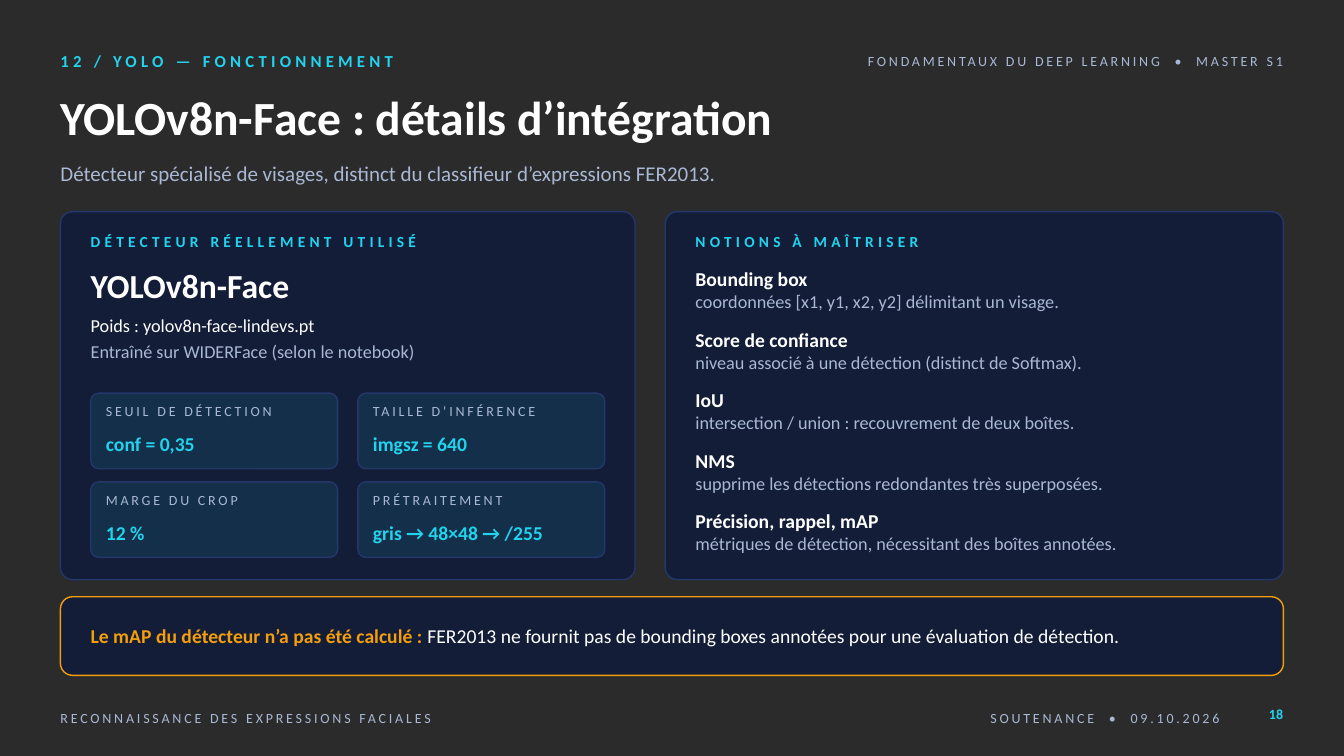
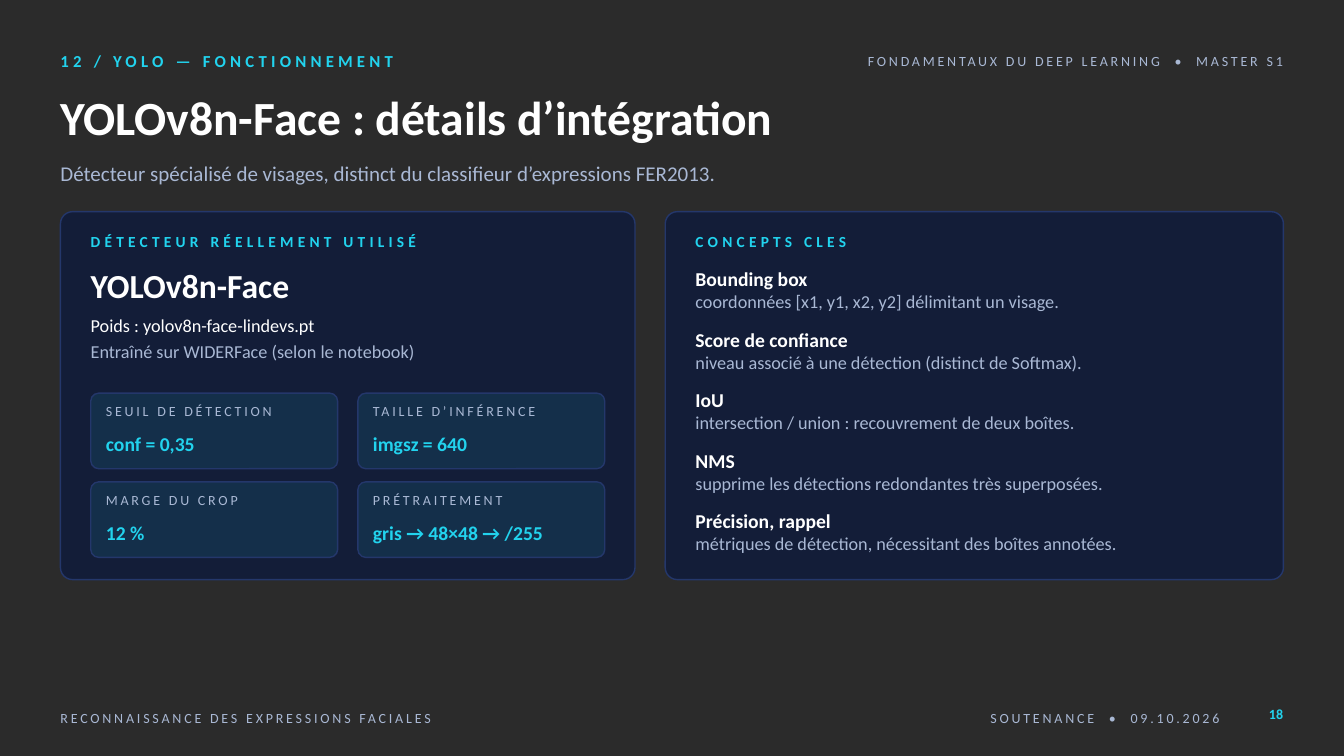
Before and after one commit to EmineOA/ProjetIntroDL, a slide deck: slide 18 of slides-finales.pptx. Drawn at 1344x756 pixels with LibreOffice and Linux fonts; fonts in the diff are those of the drawing; background and template pictures are left out; a plain dark background stands for a picture behind light text. Boxes give left, top, right and bottom in pixels: in the first picture for what was removed or moved away, otherwise in the second. Text is boxed around its words. In the diff, an @@ line names an element or a change of style, - is before the commit and + after.

```diff
--- a/slides-finales.pptx
+++ b/slides-finales.pptx
@@ text at [695, 237, 846, 247]: text changed @@
-NOTIONS À MAÎTRISER
+CONCEPTS CLES
@@ text at [695, 514, 831, 531]: text changed @@
-Précision, rappel, mAP
+Précision, rappel
@@ rounded rectangle removed at [60, 597, 1284, 676] @@
@@ text removed at [91, 629, 1119, 647] @@
-Le mAP du détecteur n’a pas été calculé : FER2013 ne fournit pas de bounding boxes annotées pour une évaluation de détection.
```
Also in this commit, not shown: 1 other slide changed, 1 slide removed.
